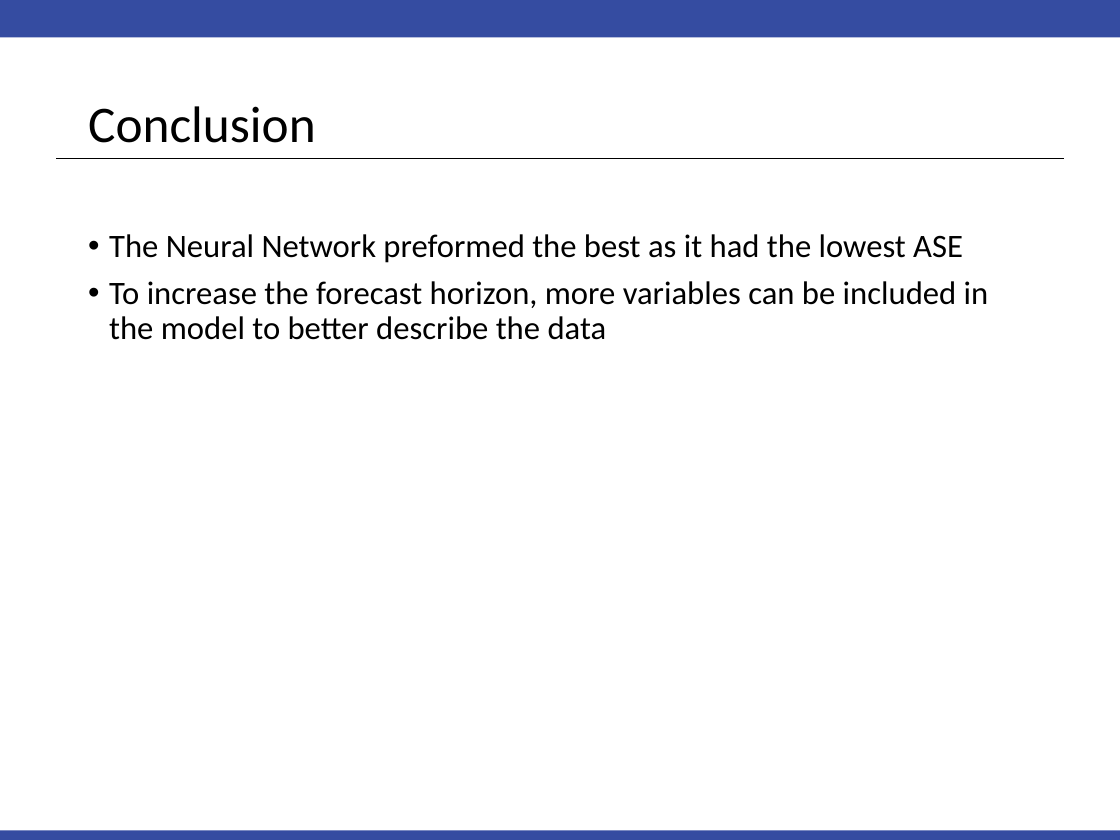
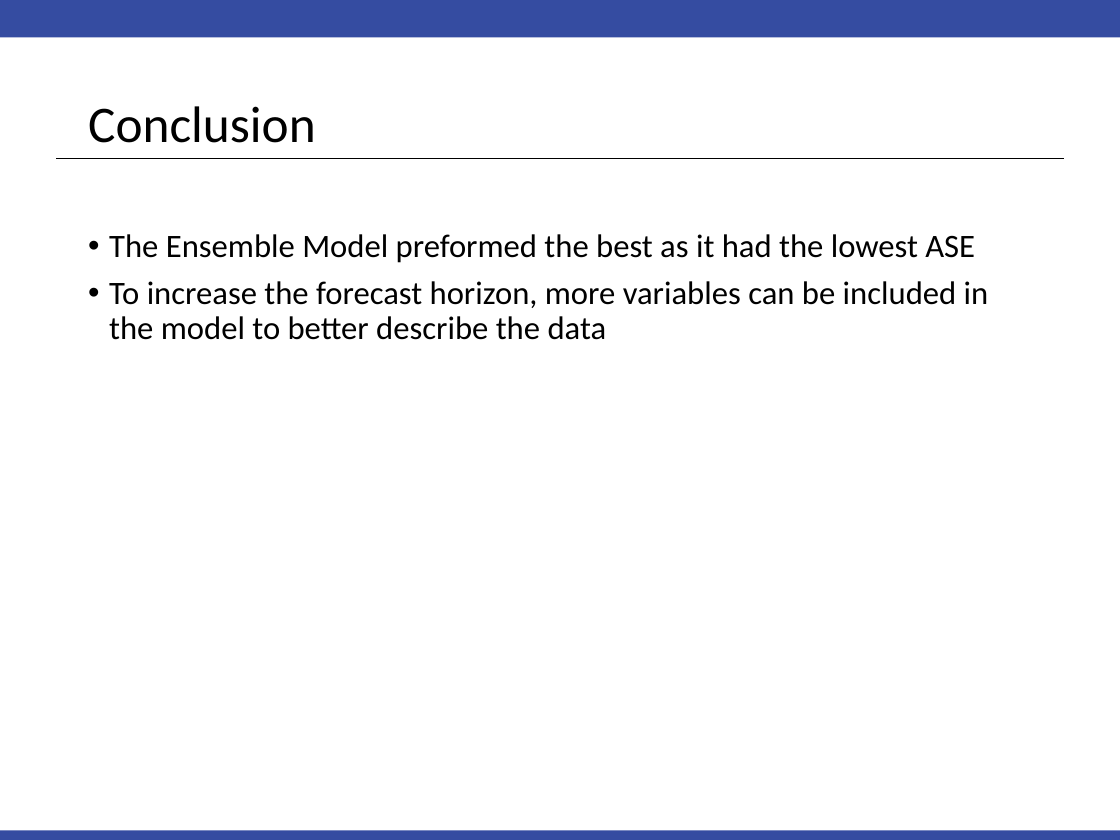
Before and after one commit to PaulAdams4361/Time-Series-Project, a slide deck: slide 15 of FinalPresentation.pptx. Drawn at 1120x840 pixels with LibreOffice and Linux fonts; fonts in the diff are those of the drawing. Boxes give left, top, right and bottom in pixels: in the first picture for what was removed or moved away, otherwise in the second. Text is boxed around its words. In the diff, an @@ line names an element or a change of style, - is before the commit and + after.

```diff
--- a/FinalPresentation.pptx
+++ b/FinalPresentation.pptx
@@ text at box(109, 234, 975, 263): text changed @@
-• The Neural Network preformed the best as it had the lowest ASE
+• The Ensemble Model preformed the best as it had the lowest ASE
```
Also in this commit, not shown: 1 other slide changed.
